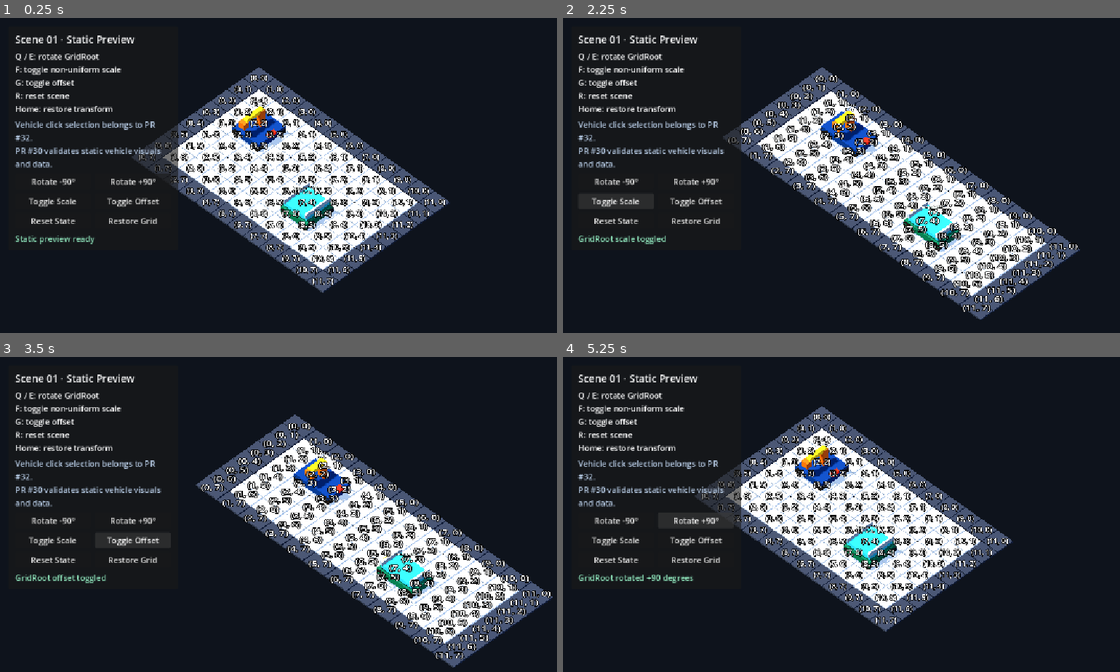
Above: before the commit, frames 1-4 (two rows, left to right).
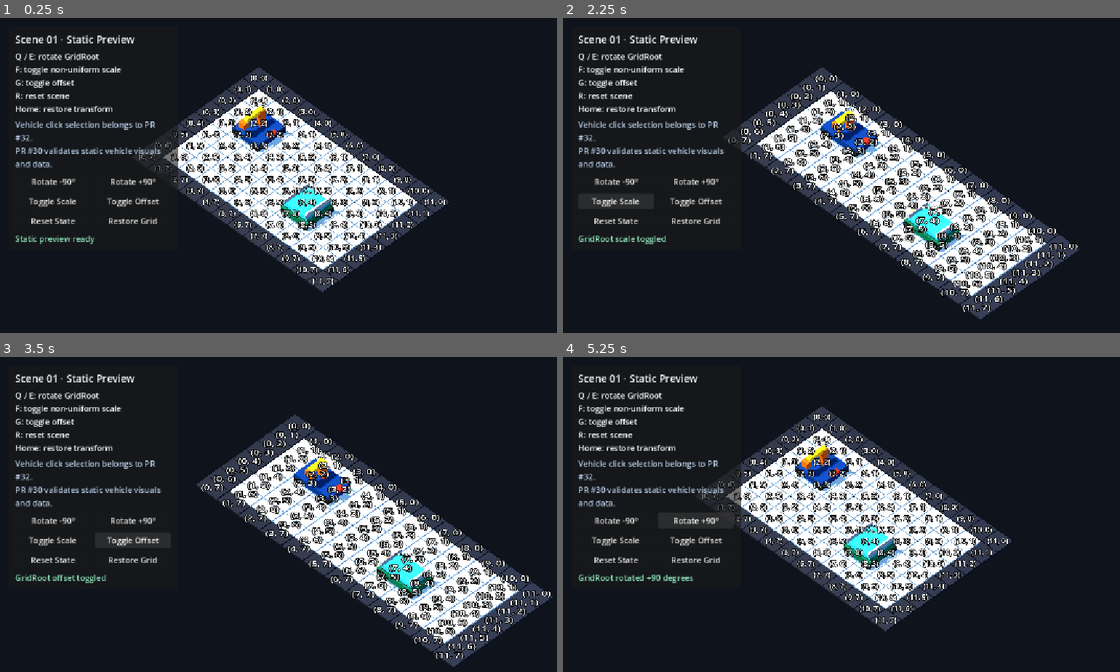
Above: after the commit, the same moments.

Repository: Ri0n72Y/automata
Game: Godot game, scene res://scenes/scene_01/scene_01_basic_packing.tscn
Two runs of this game, one before a commit and one after it. Both use one fixed random seed, a clock stepped at 60 frames per second and the inputs below.
Inputs:
- Up to frame 1 (0.25 s): no input
- Up to frame 2 (2.25 s): click "Rotate -90°" at 0.5 s; click "Rotate +90°" at 1.25 s; click "Toggle Scale" at 2 s
- Up to frame 3 (3.5 s): click "Toggle Offset" at 2.75 s
- Up to frame 4 (5.25 s): click "Restore Grid" at 3.5 s; click "Rotate -90°" at 4.25 s; click "Rotate +90°" at 5 s

The runs differ from the first frame. In frame 1, 5.5% of the frame differs, in the area x 29-81%, y 15-88%; in frame 2, 5.7%; in frame 3, 5.8%, in the area x 35-100%, y 18-99%; in frame 4, 5.5%.

Commit message:
[codex]fix(scene-01): nest static ground in tile container

Diff:
--- a/scenes/scene_01/components/scene_01_field_12x8.tscn
+++ b/scenes/scene_01/components/scene_01_field_12x8.tscn
@@ -61,10 +61,10 @@
 [node name="Row_7" parent="Tiles" instance=ExtResource("2_boundary_row")]
 position = Vector3(0, 0, 7.5)
 
-[node name="GroundBody" type="StaticBody3D" parent="."]
+[node name="GroundBody" type="StaticBody3D" parent="Tiles"]
 collision_layer = 1
 collision_mask = 0
 
-[node name="GroundShape" type="CollisionShape3D" parent="GroundBody"]
+[node name="GroundShape" type="CollisionShape3D" parent="Tiles/GroundBody"]
 position = Vector3(6, -0.04, 4)
 shape = SubResource("GroundShape")
